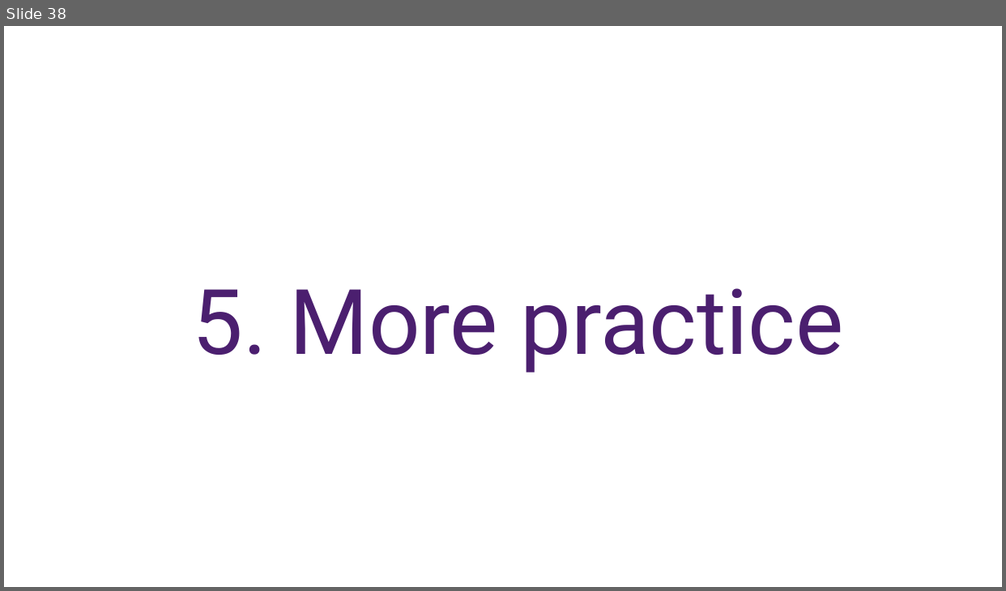
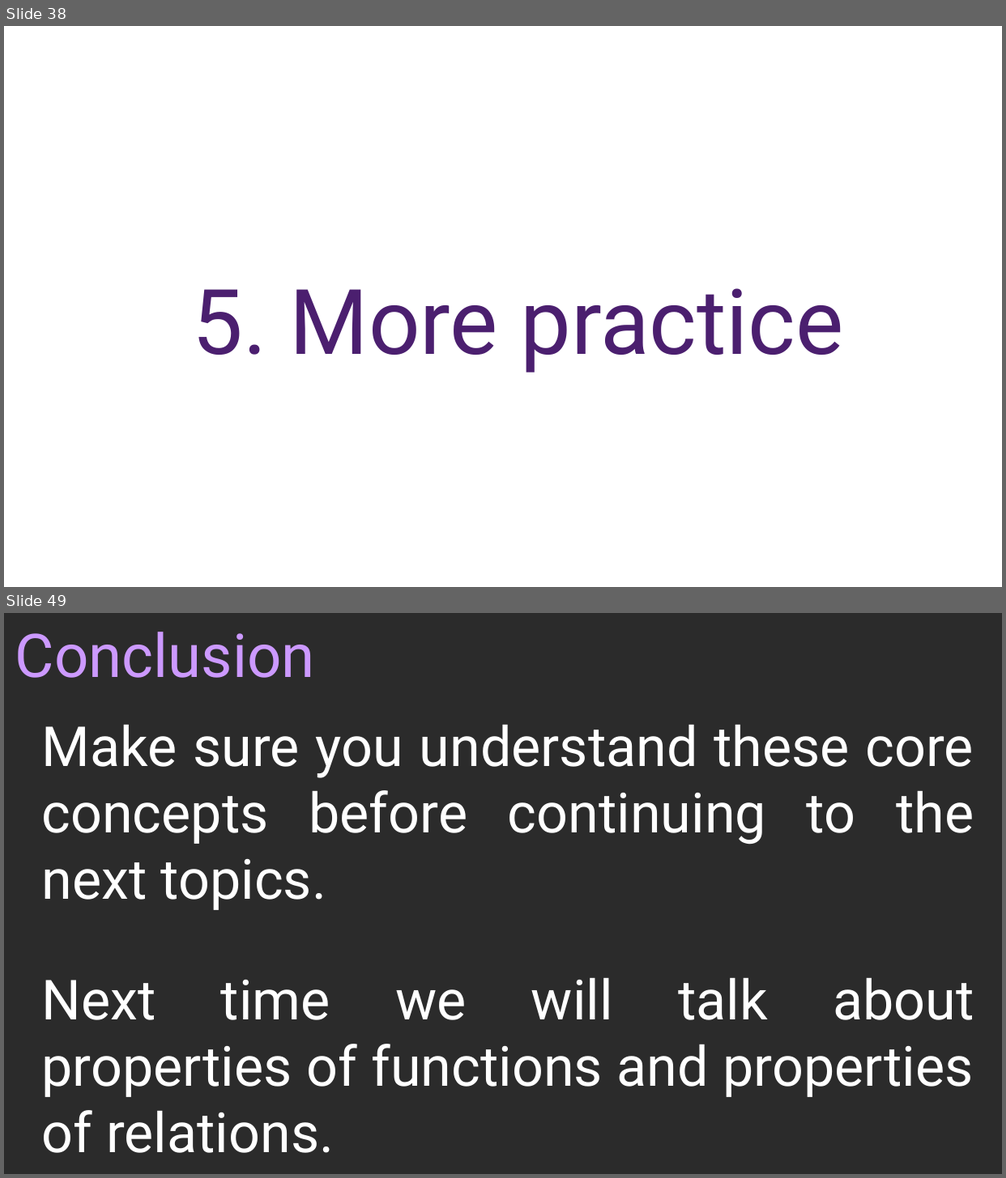
Before and after one commit to nguyenchithien/CS210-Discrete-Structures, a slide deck: Lectures/LibreOffice/4-1_Functions_and_Relations.odp. Shown one above the other, each under a label of ours: slide 38 before the commit, slides 38 and 49 after it; the slides between them are not shown. The pictures are 1006x591 and 1006x1178 pixels, drawn with LibreOffice and Linux fonts; fonts in the diff are those of the drawing; background and template pictures are left out; a plain dark background stands for a picture behind light text. Boxes give left, top, right and bottom in pixels: in the first picture for what was removed or moved away, otherwise in the second. Text is boxed around its words. In the diff, an @@ line names an element or a change of style, - is before the commit and + after.

```diff
--- a/Lectures/LibreOffice/4-1_Functions_and_Relations.odp
+++ b/Lectures/LibreOffice/4-1_Functions_and_Relations.odp
@@ slide 49 added at (4,613,1002,1174), background picture (left out) @@
@@ title added at (15,632,315,678), 48 pt, text #CC99FF @@
+Conclusion
@@ text added at (42,724,974,1153), 44 pt, text #FFFFFF @@
+Make sure you understand these core concepts before continuing to the next topics.
+Next time we will talk about properties of functions and properties of relations.
```
Also in this commit, not shown: 2 slides changed, 8 other slides added, 1 slide removed, 13 other files.
